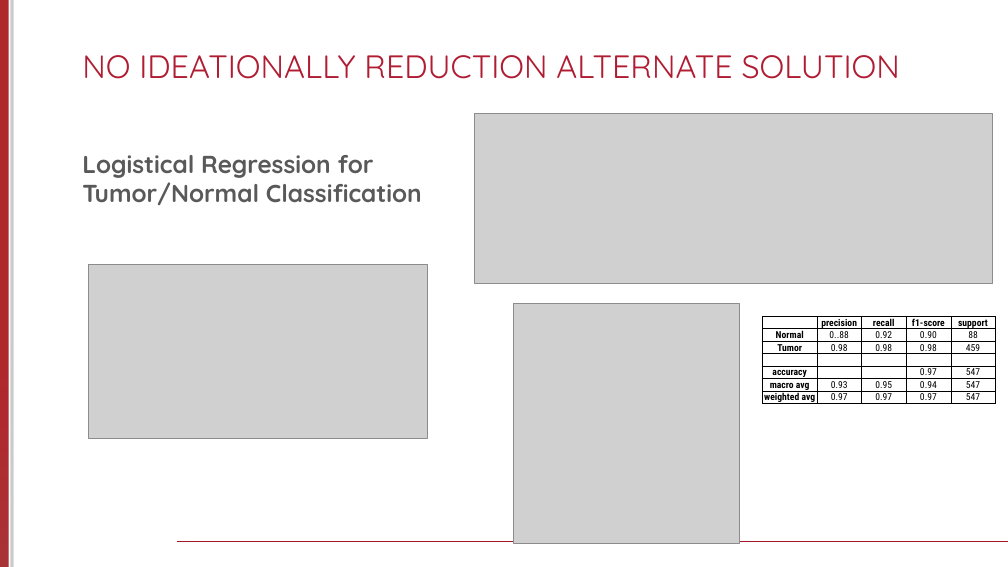
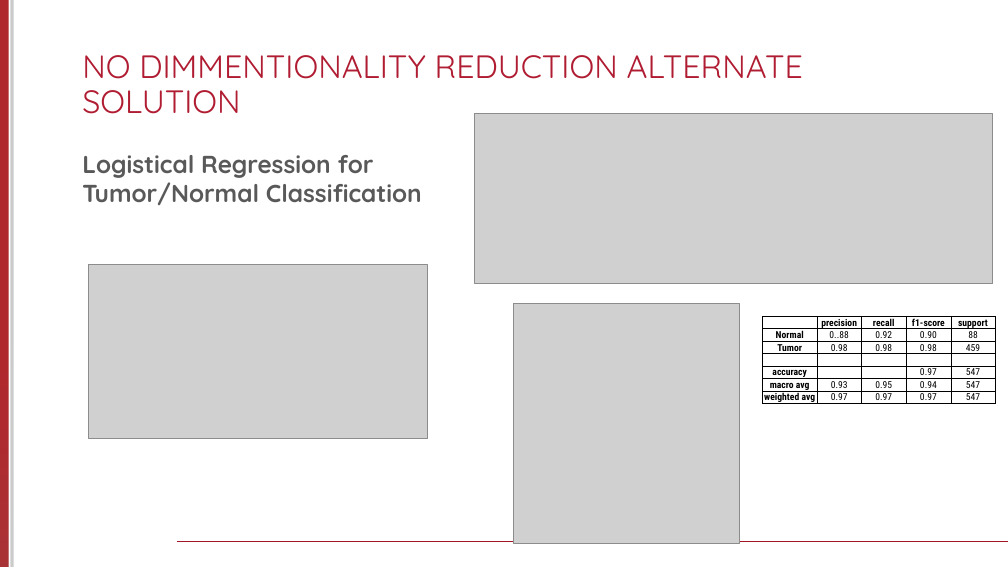
Before and after one commit to jacob-tye/20232110_TCGA_METHYLATION_CLINICAL_ML, a slide deck: slide 12 of report/final_project_presentation.pptx. Drawn at 1008x567 pixels with LibreOffice and Linux fonts; fonts in the diff are those of the drawing; grey boxes stand for pictures; background and template pictures are left out. Boxes give left, top, right and bottom in pixels: in the first picture for what was removed or moved away, otherwise in the second. Text is boxed around its words. In the diff, an @@ line names an element or a change of style, - is before the commit and + after.

```diff
--- a/report/final_project_presentation.pptx
+++ b/report/final_project_presentation.pptx
@@ title at (82,55,803,114): text changed @@
-NO IDEATIONALLY REDUCTION ALTERNATE SOLUTION
+NO DIMMENTIONALITY REDUCTION ALTERNATE SOLUTION
```
Also in this commit, not shown: 1 other slide changed.
